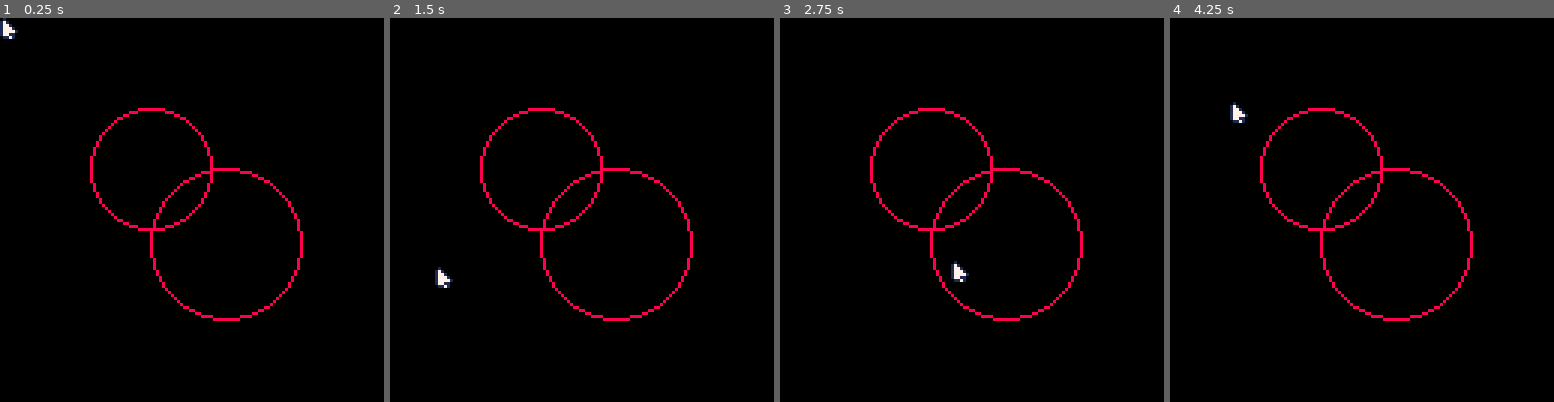
Above: before the commit, frames 1-4 (left to right).
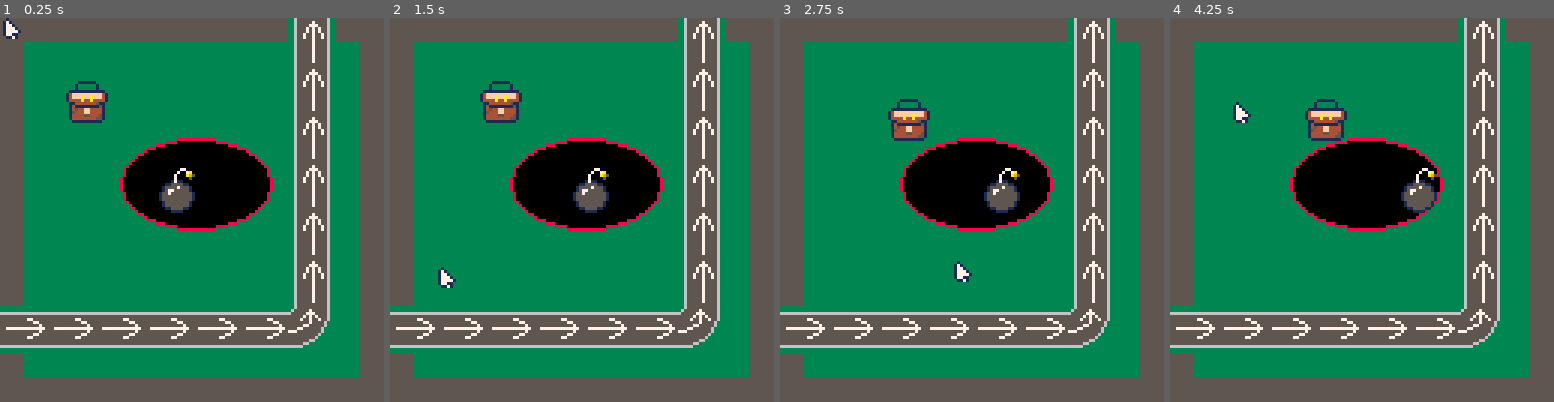
Above: after the commit, the same moments.

Repository: 4brn/Customs
Game: PICO-8 cartridge src/game.p8
Same seed, same stepped clock (60 frames per second), same inputs: the game is played once before the commit and once after it.
Inputs (mouse positions are in pixels of both pictures, inside the frame that each line leads up to):
- Up to frame 1 (0.25 s): no input
- Up to frame 2 (1.5 s): click (670, 121) at 0.67 s; click (436, 267) at 1.22 s
- Up to frame 3 (2.75 s): click (887, 114) at 1.77 s; click (952, 259) at 2.32 s
- Up to frame 4 (4.25 s): click (1404, 106) at 2.87 s; click (1465, 256) at 3.42 s; click (1231, 102) at 3.97 s

The runs differ from the first frame. In frame 1, 94% of the frame differs, in the area x 0-100%, y 0-100%; in frame 2, 94%; in frame 3, 94%; in frame 4, 94%.

Commit message:
Add entity dragging and collissions

Diff:
--- a/src/area.lua
+++ b/src/area.lua
@@ -1,14 +1,18 @@
+area_colors = {
+    fill = 0,
+    outline = 8
+}
+
 function init_areas()
     areas = {}
 
-    -- debug
-    add_area(50,50,100,100)
-    add_area(30,30,70,70)
+    add_area(40,40,50,30)
 end
 
 function inside_area(x,y)
     for area in all(areas) do
-        if (x > area.x1 and y > area.y1) and (x < area.x2 and y < area.y2) then
+        if (x > area.x and y > area.y) and
+            (x < area.x + area.width and y < area.y + area.height) then
             return true
         end
     end
@@ -16,17 +20,18 @@
     return false
 end
 
-function add_area(x1, y1, x2, y2)
+function add_area(x1, y1, width, height)
     add(areas,{
-        x1 = x1,
-        y1 = y1,
-        x2 = x2,
-        y2 = y2
+        x = x1,
+        y = y1,
+        width = width,
+        height = height
     })
 end
 
 function draw_areas()
     for a in all(areas) do
-        oval(a.x1, a.y1, a.x2, a.y2, 8)
+        ovalfill(a.x, a.y, a.x + a.width, a.y + a.height, area_colors.fill)
+        oval(a.x, a.y, a.x + a.width, a.y + a.height, area_colors.outline)
     end
 end
--- a/src/debug.lua
+++ b/src/debug.lua
@@ -1,12 +1,12 @@
 local bitmap = {
-    [0] = "none",
-    [1] = "left",
-    [2] = "right",
+    [0] = "nil",
+    [1] = "l",
+    [2] = "r",
     [3] = "l+r",
-    [4] = "mid",
-    [5] = "l+mid",
-    [6] = "mid+r",
-    [7] = "l+mid+r"
+    [4] = "m",
+    [5] = "l+m",
+    [6] = "m+r",
+    [7] = "l+m+r"
 }
 
 function init_debug()
@@ -21,6 +21,7 @@
     if debug_active then
         mouse_data()
         explosion_data()
+        entity_data()
     end
 end
 
@@ -32,7 +33,13 @@
 end
 
 function explosion_data()
-    cursor(30,2,7)
-    print("expl:" .. (#explosion % particle_count))
-    print("areas:" .. #areas)
+    cursor(27,2,7)
+    print("xpls:" .. (#explosion % particle_count))
+    print("reas:" .. #areas)
 end
+
+function entity_data()
+    cursor(57,2,7)
+    print("nttys:"..#Entities)
+    print("slctd:".. (selected == nil and "nil" or selected))
+end
--- /dev/null
+++ b/src/entity.lua
@@ -0,0 +1,78 @@
+local padding = 5
+local safe_sprites = {4}
+local dangerous_sprites = {6}
+
+function init_entities()
+    Entities = {}
+
+    entity_id_counter = 0
+    entity_selected = nil
+
+    add_entity(20,20, false)
+    add_entity(50,50, true)
+end
+
+function add_entity(x, y, dangerous)
+    entity_id_counter = entity_id_counter + 1
+
+    -- random sprite based on dangerous (true or false)
+    local sprite =  dangerous
+    and dangerous_sprites[flr(rnd(#dangerous_sprites)) + 1]
+    or safe_sprites[flr(rnd(#safe_sprites)) + 1]
+
+    add(Entities, {
+        id = entity_id_counter,
+        x = x,
+        y = y,
+        dx = 0.1,
+        dy = 0.1,
+        size = 16,
+        sprite = sprite,
+        safe = safe,
+    }
+    )
+end
+
+function inside_entity(entity)
+    if (mouse.x > entity.x and mouse.y > entity.y)
+        and (mouse.x < entity.x + entity.size and mouse.y < entity.y + entity.size) then
+        return true
+    end
+
+    return false
+end
+
+function update_entities()
+    for i = #Entities, 1, -1 do
+        local entity = Entities[i]
+        if inside_entity(entity) then
+            entity_selected = entity.id
+
+            if mouse_clicked("left") then
+                entity.x = mouse.x - 6
+                entity.y = mouse.y - 6
+
+                del(Entities, entity)
+                add(Entities, entity)
+                break
+            end
+        else
+            entity_selected = nil
+        end
+    end
+
+    for entity in all(Entities) do
+        entity.x = entity.x + entity.dx
+        if entity.x < 0 then entity.x = 0 end
+        if entity.y < 0 then entity.y = 0 end
+        if entity.x + entity.size > 127 then entity.x = 127 - entity.size  end
+        if entity.y + entity.size > 127 then entity.y = 127 - entity.size  end
+    end
+
+end
+
+function draw_entities()
+    for entity in all(Entities) do
+        spr(entity.sprite, entity.x, entity.y, 2, 2)
+    end
+end
--- a/src/explosion.lua
+++ b/src/explosion.lua
@@ -12,15 +12,16 @@
 function add_explosion(x, y)
     if inside_area(x, y) then
         for i = 0, particle_count do
-            local particle = {
-                x = x,
-                y = y,
-                dx = 1 - rnd(2),
-                dy = 1 - rnd(2),
-                scale = 2 + rnd(max_scale),
-                life = life
-            }
-            add(explosion, particle)
+            add(explosion,
+                {
+                    x = x,
+                    y = y,
+                    dx = 1 - rnd(2),
+                    dy = 1 - rnd(2),
+                    scale = 2 + rnd(max_scale),
+                    life = life
+                }
+            )
         end
         sfx(0)
     end
--- a/src/game.p8
+++ b/src/game.p8
@@ -3,6 +3,7 @@
 __lua__
 #include main.lua
 #include mouse.lua
+#include entity.lua
 #include area.lua
 #include explosion.lua
 #include debug.lua
@@ -10,16 +11,39 @@
 -- enable m and kb input
 poke(0x5f2d, 0x1, 0x2, 0x4)
 __gfx__
-00000000010000000010101066666666000000000000000000000000000000000000000000000000000000000000000000000000000000000000000000000000
-00000000171000000171717166666666000000000000000000000000000000000000000000000000000000000000000000000000000000000000000000000000
-00700700177100001171717166666666000000000000000000000000000000000000000000000000000000000000000000000000000000000000000000000000
-00077000177710007177777166666666000000000000000000000000000000000000000000000000000000000000000000000000000000000000000000000000
-00077000177771007777777166666666000000000000000000000000000000000000000000000000000000000000000000000000000000000000000000000000
-00700700177110001777777166666666000000000000000000000000000000000000000000000000000000000000000000000000000000000000000000000000
-00000000011710000177771066666666000000000000000000000000000000000000000000000000000000000000000000000000000000000000000000000000
-00000000000000000011110066666666000000000000000000000000000000000000000000000000000000000000000000000000000000000000000000000000
+00000000001000000010101055555555000000000000000000000000077000000000000000000000006555555555560000655555555556000000000000000000
+000000000171000001717171555555550000011111100000000000007007a0000000000000000000006555557555560006555557555556000000000000000000
+00700700017710001171717155555555000010000001000000000007000a95006666666666666666006555577755560065555577755556000000000000000000
+00077000017771007177777155555555000010000001000000000007000050005555555555555555006555757575560055555757575556000000000000000000
+00077000017777107777777155555555001111111111110000000017110000005555555557755555006555757575560055557557557556000000000000000000
+00700700017711001777777155555555014ffffffffff41000001155551100005555555555577555006557557557560055555557555560000000000000000000
+00000000001171000177771055555555014fffaffafff41000015555755510005555555555555755006557557557560055555775555560000000000000000000
+00000000000000000011110055555555014444a44a44441000015775555510005577777777777775006555557555560055577555555600000000000000000000
+00000000000000000000000000000000001144444445110000155755555551005555555555555755006555557555560077755555555600000000000000000000
+00000000000000000000000000000000001411111111510000155555555551005555555555577555006555557555560055555555556000000000000000000000
+000000000000000000000000000000000014544ff444410000155555555551005555555557755555006555557555560055555555560000000000000000000000
+000000000000000000000000000000000015444ff444410000015555555510005555555555555555006555557555560055555556600000000000000000000000
+00000000000000000000000000000000001444455444510000015555555510005555555555555555006555557555560055555660000000000000000000000000
+00000000000000000000000000000000001444444445510000001155551100006666666666666666006555557555560066666000000000000000000000000000
+00000000000000000000000000000000000111111111100000000011110000000000000000000000006555557555560000000000000000000000000000000000
+00000000000000000000000000000000000000000000000000000000000000000000000000000000006555555555560000000000000000000000000000000000
 __map__
-0000000000000000000000040000000000000000000000000000000000000000000000000000000000000000000000000000000000000000000000000000000000000000000000000000000000000000000000000000000000000000000000000000000000000000000000000000000000000000000000000000000000000000
+0303030303030303030303030a0b030300000000000000000000000000000000000000000000000000000000000000000000000000000000000000000000000000000000000000000000000000000000000000000000000000000000000000000000000000000000000000000000000000000000000000000000000000000000
+0300000000000000000000001a1b000300000000000000000000000000000000000000000000000000000000000000000000000000000000000000000000000000000000000000000000000000000000000000000000000000000000000000000000000000000000000000000000000000000000000000000000000000000000
+0300000000000000000000000a0b000300000000000000000000000000000000000000000000000000000000000000000000000000000000000000000000000000000000000000000000000000000000000000000000000000000000000000000000000000000000000000000000000000000000000000000000000000000000
+0300000000000000000000001a1b000300000000000000000000000000000000000000000000000000000000000000000000000000000000000000000000000000000000000000000000000000000000000000000000000000000000000000000000000000000000000000000000000000000000000000000000000000000000
+0300000000000000000000000a0b000300000000000000000000000000000000000000000000000000000000000000000000000000000000000000000000000000000000000000000000000000000000000000000000000000000000000000000000000000000000000000000000000000000000000000000000000000000000
+0300000000000000000000001a1b000300000000000000000000000000000000000000000000000000000000000000000000000000000000000000000000000000000000000000000000000000000000000000000000000000000000000000000000000000000000000000000000000000000000000000000000000000000000
+0300000000000000000000000a0b000300000000000000000000000000000000000000000000000000000000000000000000000000000000000000000000000000000000000000000000000000000000000000000000000000000000000000000000000000000000000000000000000000000000000000000000000000000000
+0300000000000000000000001a1b000300000000000000000000000000000000000000000000000000000000000000000000000000000000000000000000000000000000000000000000000000000000000000000000000000000000000000000000000000000000000000000000000000000000000000000000000000000000
+0300000000000000000000000a0b000300000000000000000000000000000000000000000000000000000000000000000000000000000000000000000000000000000000000000000000000000000000000000000000000000000000000000000000000000000000000000000000000000000000000000000000000000000000
+0300000000000000000000001a1b000300000000000000000000000000000000000000000000000000000000000000000000000000000000000000000000000000000000000000000000000000000000000000000000000000000000000000000000000000000000000000000000000000000000000000000000000000000000
+0300000000000000000000000a0b000300000000000000000000000000000000000000000000000000000000000000000000000000000000000000000000000000000000000000000000000000000000000000000000000000000000000000000000000000000000000000000000000000000000000000000000000000000000
+0300000000000000000000001a1b000300000000000000000000000000000000000000000000000000000000000000000000000000000000000000000000000000000000000000000000000000000000000000000000000000000000000000000000000000000000000000000000000000000000000000000000000000000000
+0809080908090809080908090c0d000300000000000000000000000000000000000000000000000000000000000000000000000000000000000000000000000000000000000000000000000000000000000000000000000000000000000000000000000000000000000000000000000000000000000000000000000000000000
+1819181918191819181918191c1d000300000000000000000000000000000000000000000000000000000000000000000000000000000000000000000000000000000000000000000000000000000000000000000000000000000000000000000000000000000000000000000000000000000000000000000000000000000000
+0300000000000000000000000000000300000000000000000000000000000000000000000000000000000000000000000000000000000000000000000000000000000000000000000000000000000000000000000000000000000000000000000000000000000000000000000000000000000000000000000000000000000000
+0303030303030303030303030303030300000000000000000000000000000000000000000000000000000000000000000000000000000000000000000000000000000000000000000000000000000000000000000000000000000000000000000000000000000000000000000000000000000000000000000000000000000000
 
 
 
--- a/src/main.lua
+++ b/src/main.lua
@@ -1,5 +1,6 @@
 function _init()
     init_mouse()
+    init_entities()
     init_areas()
     init_explosion()
     init_debug()
@@ -7,16 +8,18 @@
 
 function _update60()
     update_mouse()
+    update_entities()
     update_explosion()
     update_debug()
 end
 
 function _draw()
-    cls()
+    cls(3) -- green background
+    map()
 
     draw_areas()
+    draw_entities()
     draw_explosion()
     draw_mouse()
-
     draw_debug()
 end
--- a/src/mouse.lua
+++ b/src/mouse.lua
@@ -1,3 +1,6 @@
+local mouse_sprites = {1, 2} -- 1 => normal, 2 => drag
+local buttons = {left = 1, right = 2, middle = 4}
+
 function init_mouse()
     mouse = {}
     mouse.x = 64
@@ -5,17 +8,16 @@
     mouse.state = 1
     mouse.delay = 0
 
-    mouse.sprites = {1, 2} -- 1 => normal, 2 => drag
     mouse.mode = 1
 end
 
 function mouse_clicked(button)
-    local buttons = {left = 1, right = 2, middle = 4}
     if mouse.state == buttons[button] then return true end
 
     return false
 end
 
+-- may be deleted
 function handle_click()
     if mouse_clicked("left") and mouse.delay <= 0 then
         add_explosion(mouse.x, mouse.y)
@@ -39,8 +41,13 @@
     -- use dragging mouse sprite while holding left click
     mouse.mode = mouse.state == 1 and 2 or 1
     handle_click()
+
+    if mouse.x < 0 then mouse.x = 0 end
+    if mouse.y < 0 then mouse.y = 0 end
+    if mouse.x + 8 > 127 then mouse.x = 127 - 8 end
+    if mouse.y + 8 > 127 then mouse.y = 127 - 8 end
 end
 
 function draw_mouse()
-    spr(mouse.sprites[mouse.mode], mouse.x, mouse.y)
+    spr(mouse_sprites[mouse.mode], mouse.x, mouse.y)
 end
